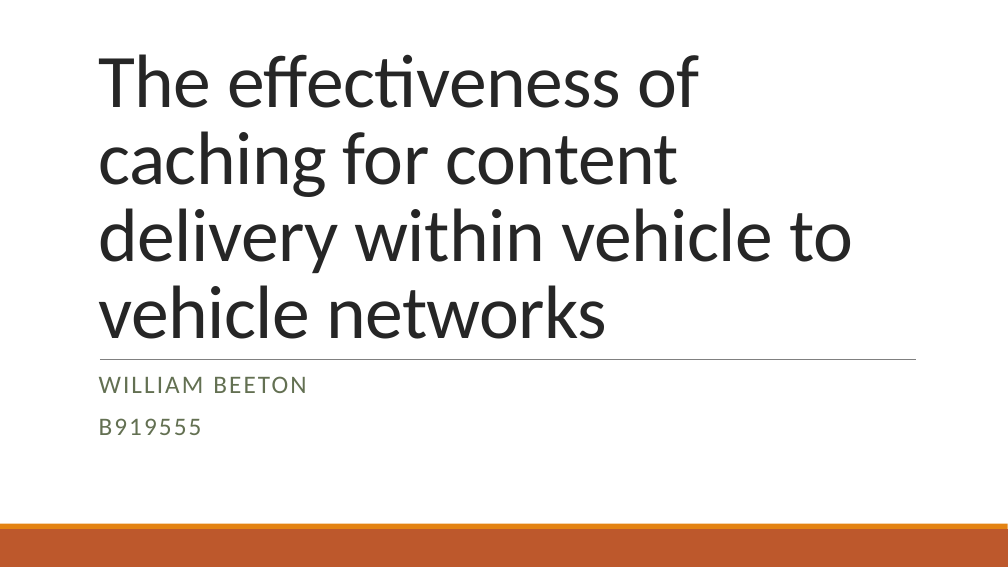
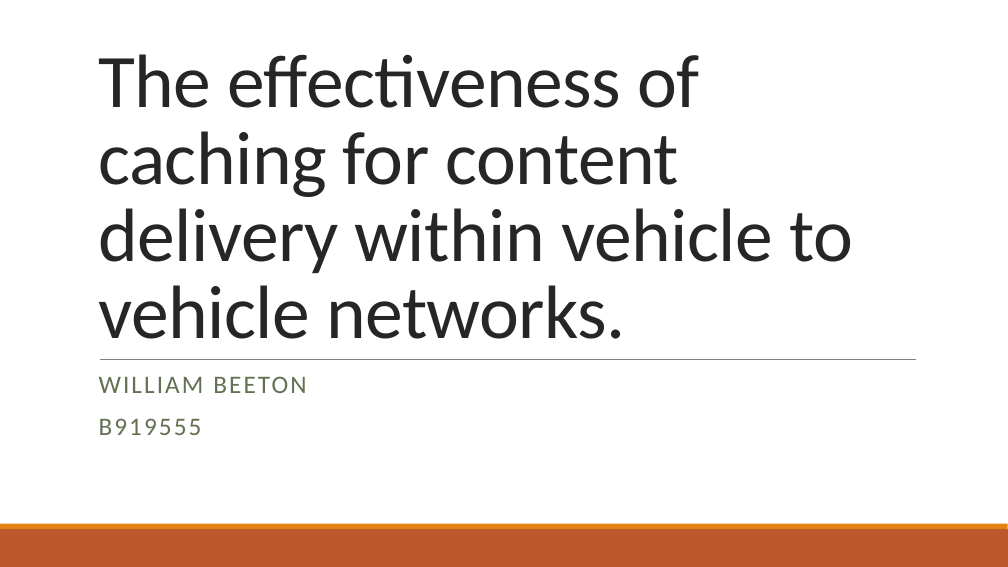
Before and after one commit to wrb06/FYP-VANETs, a slide deck: slide 1 of Presentation.pptx. Drawn at 1008x567 pixels with LibreOffice and Linux fonts; fonts in the diff are those of the drawing. Boxes give left, top, right and bottom in pixels: in the first picture for what was removed or moved away, otherwise in the second. Text is boxed around its words. In the diff, an @@ line names an element or a change of style, - is before the commit and + after.

```diff
--- a/Presentation.pptx
+++ b/Presentation.pptx
@@ title at bbox=[98, 54, 853, 339]: text changed @@
-The effectiveness of caching for content delivery within vehicle to vehicle networks
+The effectiveness of caching for content delivery within vehicle to vehicle networks.
```
Also in this commit, not shown: 3 other slides changed, 4 other files.
